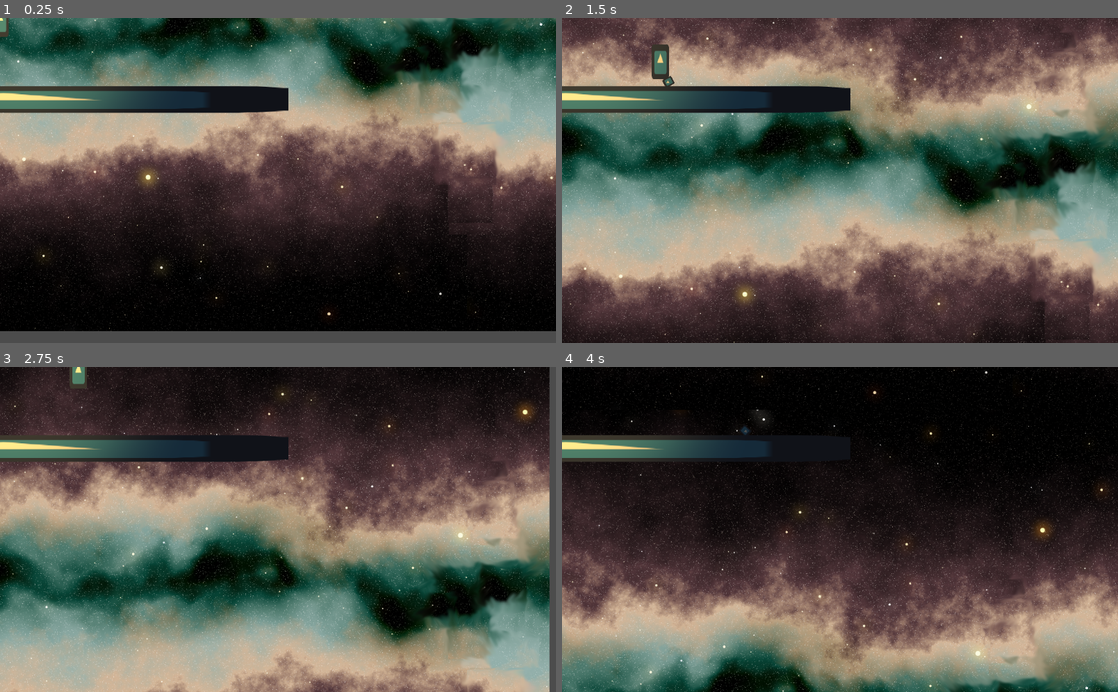
Above: before the commit, frames 1-4 (two rows, left to right).
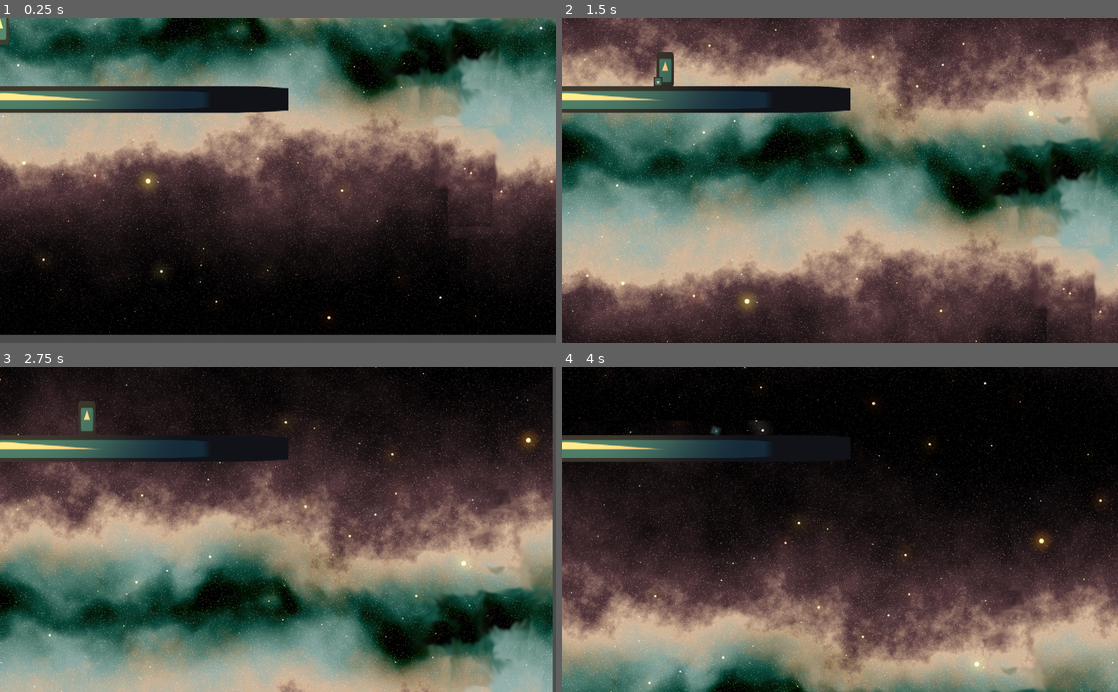
Above: after the commit, the same moments.

Repository: florian-rieder/ItsYourTurnToHide
Game: Godot game, scene res://village_day.tscn
Same seed, same stepped clock (60 frames per second), same inputs: the game is played once before the commit and once after it. The project has no main scene, so this scene is started directly. The engine's default icon, where the game draws it, is replaced by a stand-in: a white triangle on a blue panel in a dark square.
Inputs (mouse positions are in pixels of both pictures, inside the frame that each line leads up to):
- Up to frame 1 (0.25 s): no input
- Up to frame 2 (1.5 s): move the mouse to (812, 245) at 0.52 s; hold D (right) from 0.53 s (still down); tap E (interact) at 0.6, 1.35 s; tap Space (ui_select) at 0.77 s; move the mouse to (1006, 229) at 1.27 s
- Up to frame 3 (2.75 s): tap Space (ui_select) at 1.52 s; move the mouse to (111, 480) at 2.02 s; release D (right) at 2.03 s; hold A (left) from 2.03 s (still down); tap E (interact) at 2.1 s
- Up to frame 4 (4 s): keep holding A (left); move the mouse to (867, 529) at 2.77 s; tap E (interact) at 2.85, 3.6 s; tap Space (ui_select) at 3.02, 3.77 s; move the mouse to (756, 448) at 3.52 s

The runs differ from the first frame. In frame 1, 11% of the frame differs, in the area x 0-100%, y 0-98%; in frame 2, 30%; in frame 3, 65%, in the area x 0-100%, y 0-100%; in frame 4, 24%.

Commit message:
Fixed collision between player and projectiles

Diff:
--- a/Player.tscn
+++ b/Player.tscn
@@ -9,6 +9,7 @@
 height = 29.0
 
 [node name="Player" type="KinematicBody2D"]
+collision_layer = 2
 script = ExtResource( 2 )
 
 [node name="Sprite" type="Sprite" parent="."]
--- a/ZacTestScene.tscn
+++ b/ZacTestScene.tscn
@@ -95,6 +95,4 @@
 [node name="Door2" parent="Door" index="1"]
 position = Vector2( 126.072, -61.6813 )
 
-[editable path="Player"]
-
 [editable path="Door"]
--- a/project.godot
+++ b/project.godot
@@ -63,6 +63,10 @@
  ]
 }
 
+[physics]
+
+2d/default_gravity=588
+
 [rendering]
 
 environment/default_environment="res://default_env.tres"
